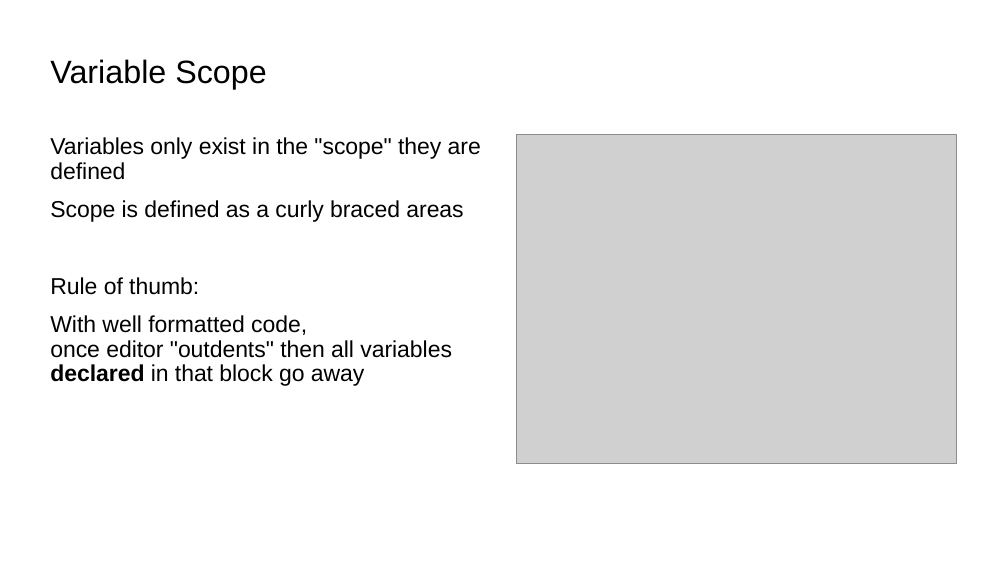
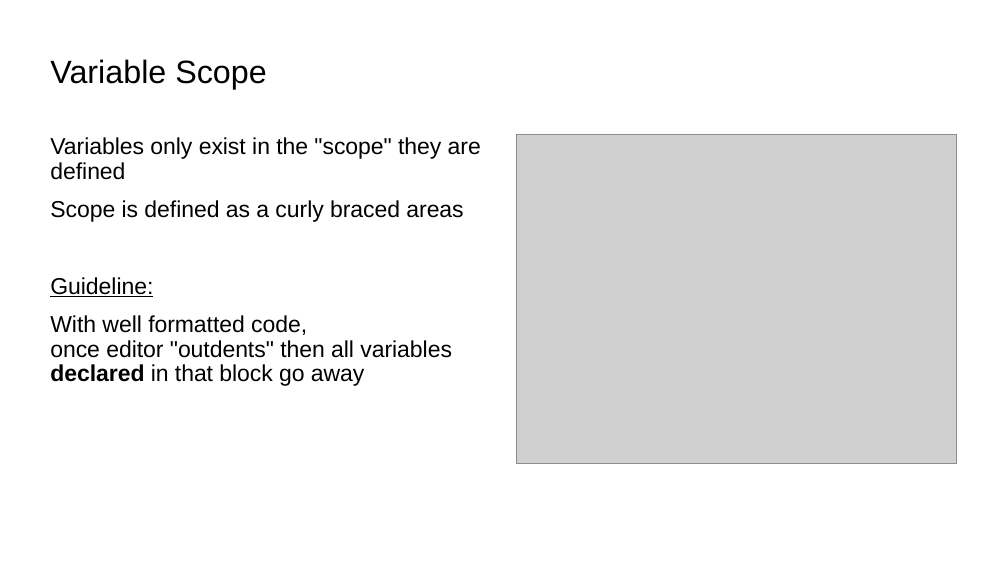
Before and after one commit to bradakelly/ArduinoDevelopmentWorkshop, a slide deck: slide 20 of CourseSlideshow.odp. Drawn at 1008x567 pixels with LibreOffice and Linux fonts; fonts in the diff are those of the drawing; grey boxes stand for pictures; background and template pictures are left out. Boxes give left, top, right and bottom in pixels: in the first picture for what was removed or moved away, otherwise in the second. Text is boxed around its words. In the diff, an @@ line names an element or a change of style, - is before the commit and + after.

```diff
--- a/CourseSlideshow.odp
+++ b/CourseSlideshow.odp
@@ text at (x1=50, y1=277, x2=153, y2=297): text changed @@
-Rule of thumb:
+Guideline:
```
Also in this commit, not shown: 3 other slides changed.
